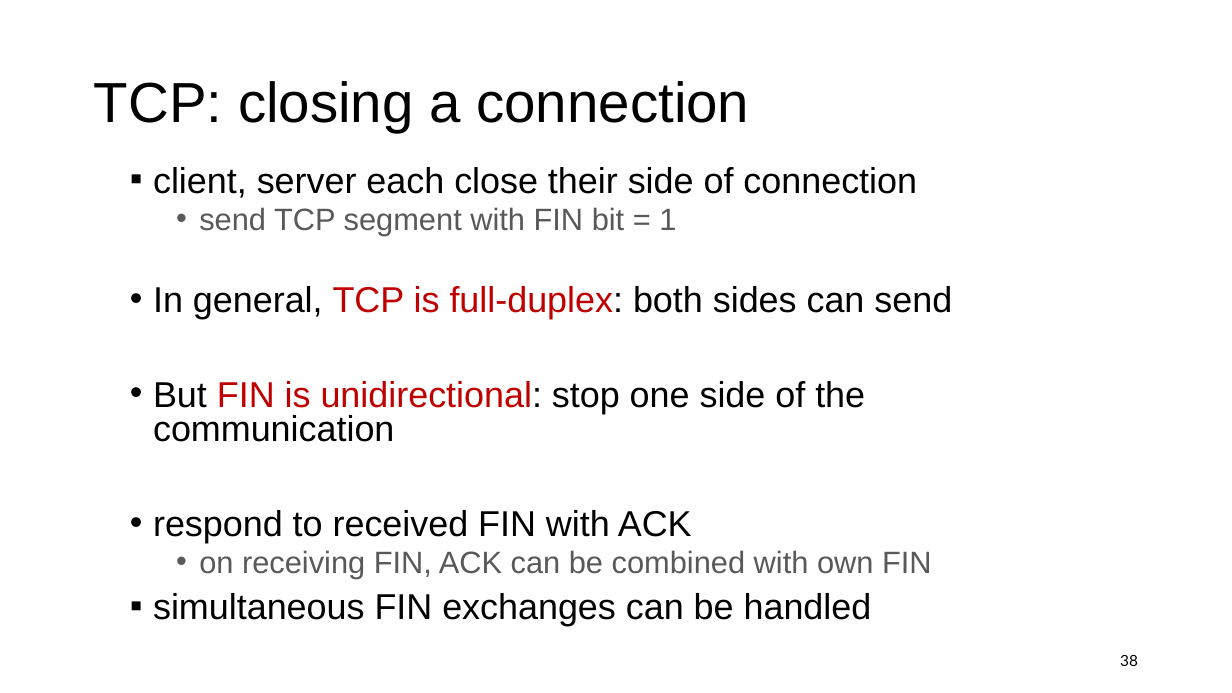
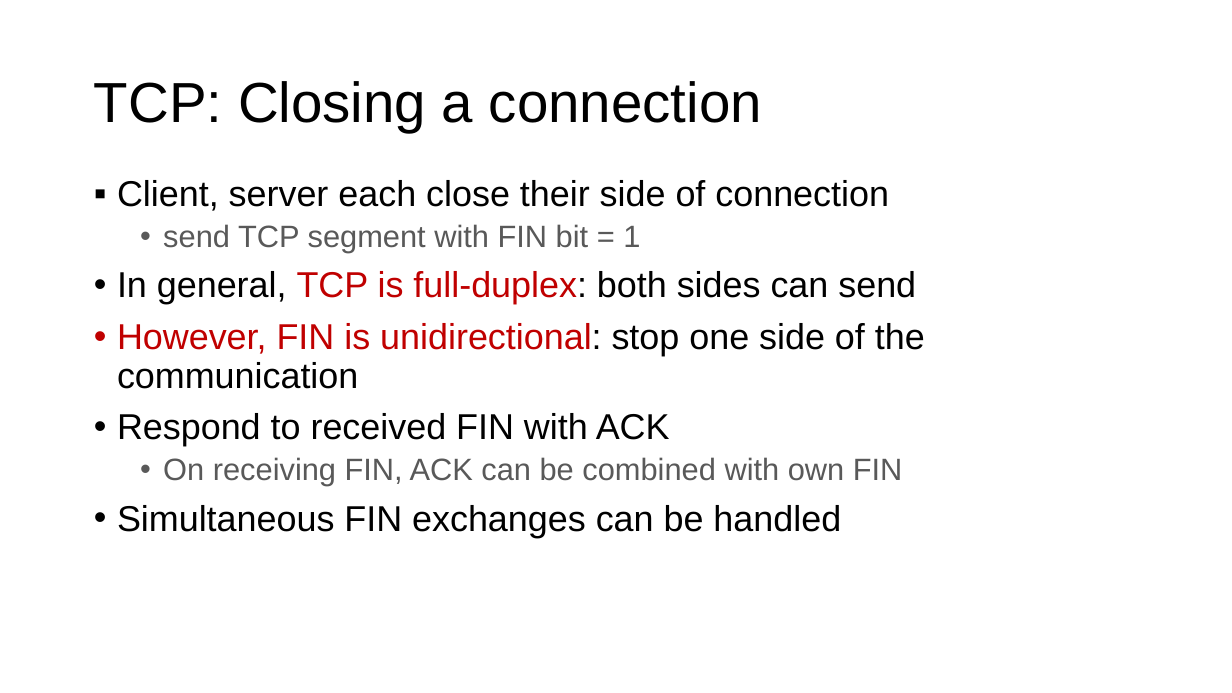
Before and after one commit to ngsrinivas/coursegen, a slide deck: slide 50 of ex/352-S21/staging/352-S21/lectures/transport-tcp-congestion-control-2.pptx (slide 38 before the commit). Drawn at 1232x693 pixels with LibreOffice and Linux fonts; fonts in the diff are those of the drawing. Boxes give left, top, right and bottom in pixels: in the first picture for what was removed or moved away, otherwise in the second. Text is boxed around its words. In the diff, an @@ line names an element or a change of style, - is before the commit and + after.

```diff
--- a/ex/352-S21/staging/352-S21/lectures/transport-tcp-congestion-control-2.pptx
+++ b/ex/352-S21/staging/352-S21/lectures/transport-tcp-congestion-control-2.pptx
@@ title at box(94, 81, 762, 132): text changed @@
-TCP: closing a connection
+TCP: Closing a connection
@@ text "Client, server each close their ...": place and size @@
-text "Client, server each close their ..." at box(153, 167, 952, 626)
+text "Client, server each close their ..." at box(117, 180, 925, 538)
@@ text at box(117, 180, 889, 211): text changed @@
-▪ client, server each close their side of connection
+▪ Client, server each close their side of connection
@@ text at box(117, 224, 916, 304): line spacing 0.8 to 0.9 @@
@@ text at box(117, 323, 925, 538): text changed @@
-• But FIN is unidirectional: stop one side of the communication
-• respond to received FIN with ACK
-  • on receiving FIN, ACK can be combined with own FIN
-▪ simultaneous FIN exchanges can be handled
+• However, FIN is unidirectional: stop one side of the communication
+• Respond to received FIN with ACK
+  • On receiving FIN, ACK can be combined with own FIN
+• Simultaneous FIN exchanges can be handled
@@ page number removed at box(1120, 655, 1138, 666) @@
-38
```
Also in this commit, not shown: 9 other slides changed, 20 slides added, 8 slides removed, 2 other files.
